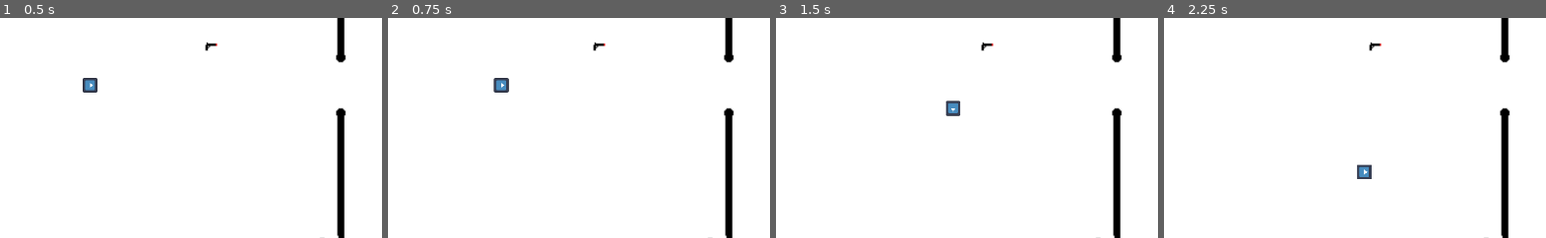
Above: before the commit, frames 1-4 (left to right).
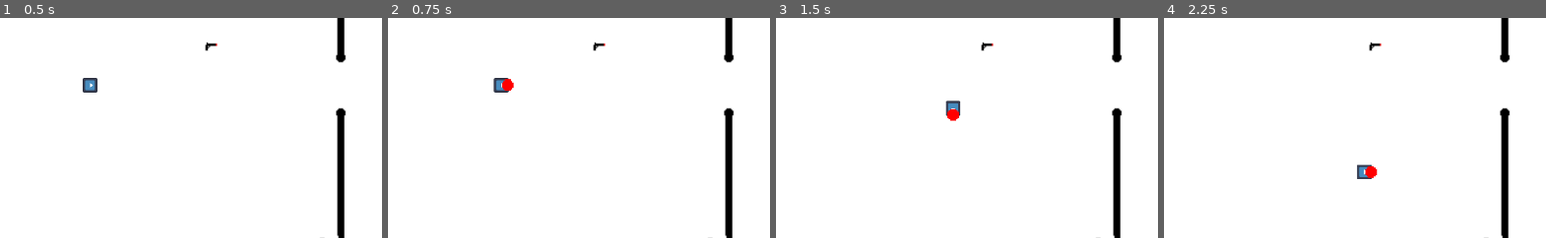
Above: after the commit, the same moments.

Repository: haihala/SGH-winter-jam-2025
Game: Godot game, scene res://level/world.tscn
Two runs of this game, one before a commit and one after it. Both use one fixed random seed, a clock stepped at 60 frames per second and the inputs below. The engine's default icon, where the game draws it, is replaced by a stand-in: a white triangle on a blue panel in a dark square.
Inputs:
- Up to frame 1 (0.5 s): no input
- Up to frame 2 (0.75 s): tap Enter at 0.5 s; hold D (right) from 0.53 s (still down); tap Space (attack, bound only after the commit) at 0.6 s
- Up to frame 3 (1.5 s): release D (right) at 1.28 s; hold S (down) from 1.28 s (still down); tap Space (attack, bound only after the commit) at 1.35 s
- Up to frame 4 (2.25 s): release S (down) at 2.03 s; hold D (right) from 2.03 s (still down); tap Space (attack, bound only after the commit) at 2.1 s
The pictures show only the part of the screen within x 37-87%, y 35-85%; the shares and areas given below are measured in that part.

Frame 1 is identical in both runs. In frame 2, 0.1% of the frame differs, in the area x 29-33%, y 27-34%; in frame 3, 0.1%, in the area x 44-48%, y 41-47%; in frame 4, 0.1%.

Commit message:
Add attacking

Diff:
--- /dev/null
+++ b/items/attack.gd
@@ -0,0 +1,38 @@
+extends Node2D
+
+var speed: float = 1
+
+var player: Node = null
+
+# Called when the node enters the scene tree for the first time.
+func _ready() -> void:
+	$Area2D.connect("body_entered", collision)
+
+func configure(player):
+	self.player = player
+	match player.holding:
+		Item.Type.GUN:
+			speed = 20
+
+		Item.Type.SWORD:
+			speed = 2
+			scale.x = 1.5
+			scale.y = 3.0
+			$Timer.start()
+
+		Item.Type.NONE:
+			$Timer.start()
+
+# Called every frame. 'delta' is the elapsed time since the previous frame.
+func _physics_process(_delta: float) -> void:
+	var look_dir = Vector2(cos(rotation), sin(rotation))
+	position += look_dir*speed
+
+
+func collision(obj) -> void:
+	if obj != player:
+		print(obj)
+		despawn()
+
+func despawn() -> void:
+	get_tree().queue_delete(self)
--- /dev/null
+++ b/items/attack.gdshader
@@ -0,0 +1,13 @@
+shader_type canvas_item;
+
+const float pixel_count = 4.0;
+
+void fragment() {
+	vec2 cent = (UV - 0.5) * 2.0;
+	vec2 pixelated = vec2(
+		float(int(cent.x * pixel_count)) / pixel_count,
+		float(int(cent.y * pixel_count)) / pixel_count
+	);
+
+	COLOR = vec4(1.0, 0.0, 0.0, float(length(pixelated) < 0.8 ));
+}
--- /dev/null
+++ b/items/attack.tscn
@@ -0,0 +1,31 @@
+[gd_scene load_steps=6 format=3 uid="uid://bmxxwxt4vdef0"]
+
+[ext_resource type="Script" path="res://items/attack.gd" id="1_vb71h"]
+[ext_resource type="Shader" path="res://items/attack.gdshader" id="2_lgvef"]
+
+[sub_resource type="ShaderMaterial" id="ShaderMaterial_cf6bo"]
+shader = ExtResource("2_lgvef")
+
+[sub_resource type="CanvasTexture" id="CanvasTexture_g6hea"]
+
+[sub_resource type="CircleShape2D" id="CircleShape2D_ltsvp"]
+radius = 51.0
+
+[node name="Attack" type="Node2D"]
+script = ExtResource("1_vb71h")
+
+[node name="Sprite2D" type="Sprite2D" parent="."]
+material = SubResource("ShaderMaterial_cf6bo")
+scale = Vector2(100, 100)
+texture = SubResource("CanvasTexture_g6hea")
+
+[node name="Area2D" type="Area2D" parent="."]
+
+[node name="CollisionShape2D" type="CollisionShape2D" parent="Area2D"]
+shape = SubResource("CircleShape2D_ltsvp")
+
+[node name="Timer" type="Timer" parent="."]
+wait_time = 0.2
+one_shot = true
+
+[connection signal="timeout" from="Timer" to="." method="despawn"]
--- a/player/player.gd
+++ b/player/player.gd
@@ -1,11 +1,14 @@
 extends CharacterBody2D
 
+var holding: Item.Type
 var health: int = 10
+
 @export var speed: float = 1000
 @export var rotation_speed: float = 0.2
-var holding: Item.Type
 
-func _physics_process(delta: float) -> void:
+@onready var attack_scene: PackedScene = load("res://items/attack.tscn")
+
+func _physics_process(_delta: float) -> void:
 	var movement_input = Vector2(
 		Input.get_axis("left", "right"),
 		Input.get_axis("up", "down")	# Positive y is down
@@ -15,15 +18,51 @@
 	move_and_slide()
 
 	if not velocity.is_zero_approx():
+		face_forward()
+
+	if Input.is_action_just_pressed("attack"):
+		attack()
+
+
+func face_forward():
+	var look_dir = Vector2(cos(rotation), sin(rotation))
+	var angle = look_dir.angle_to(velocity)
+
+	if abs(angle) < rotation_speed:
+		look_at(position+velocity)
+	else:
+		# Gradually turn
+		var angle_sign = 1 if angle > 0 else -1
+		rotate(angle_sign * rotation_speed)
+
+func attack():
+
+	match holding:
+		Item.Type.GUN:
+			spawn_attack(attack_scene, false)
+		Item.Type.SWORD:
+			spawn_attack(attack_scene, true)
+		Item.Type.NONE:
+			spawn_attack(attack_scene, true)
+
+func spawn_attack(scene: PackedScene, attached: bool) -> void:
+	var instance = scene.instantiate()
+
+	var placement_offset = 50
+	var host = null
+
+	if attached:
+		host = self
+		instance.position.x = placement_offset
+	else:
+		host = get_parent()
+
 		var look_dir = Vector2(cos(rotation), sin(rotation))
-		var angle = look_dir.angle_to(velocity)
+		instance.position += position + placement_offset * look_dir
+		instance.rotation = rotation
 
-		if abs(angle) < rotation_speed:
-			look_at(position+velocity)
-		else:
-			# Gradually turn
-			var angle_sign = 1 if angle > 0 else -1
-			rotate(angle_sign * rotation_speed)
+	host.add_child(instance)
+	instance.configure(self)
 
 func pick_up(item_type):
 	holding = item_type
--- a/project.godot
+++ b/project.godot
@@ -47,7 +47,7 @@
 "events": [Object(InputEventKey,"resource_local_to_scene":false,"resource_name":"","device":-1,"window_id":0,"alt_press …(192 unchanged characters)…
 ]
 }
-shoot={
+attack={
 "deadzone": 0.5,
 "events": [Object(InputEventKey,"resource_local_to_scene":false,"resource_name":"","device":-1,"window_id":0,"alt_press …(191 unchanged characters)…
 ]
